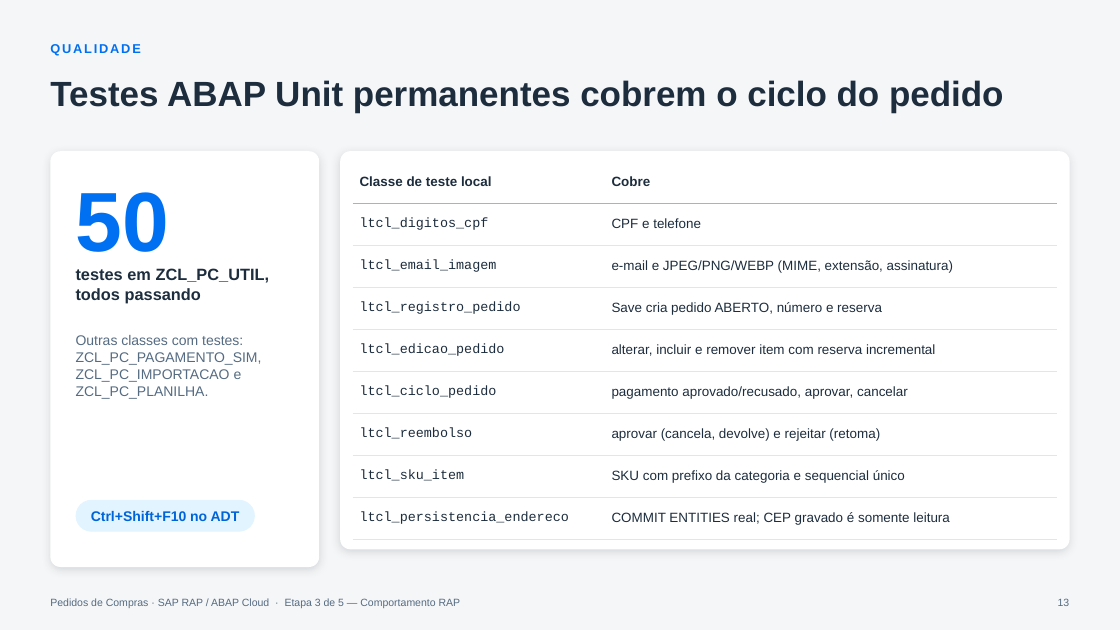
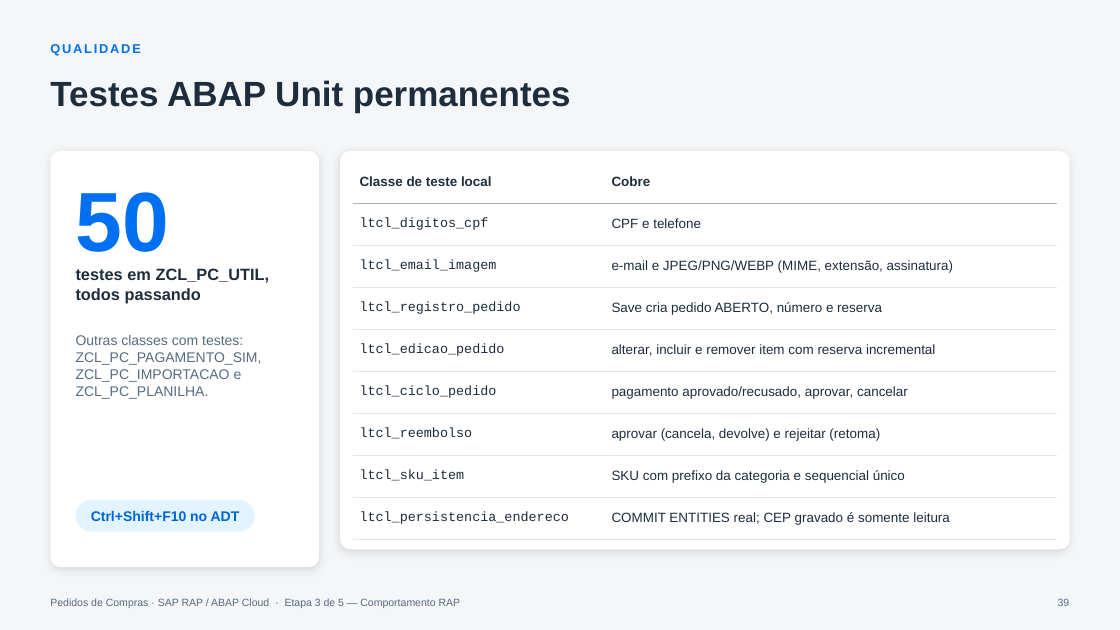
Before and after one commit to AdrianoBispo/sap-abap-rap-pedidos-de-compras-app, a slide deck: slide 39 of docs/apresentacoes/03-comportamento-rap.pptx (slide 13 before the commit). Drawn at 1120x630 pixels with LibreOffice and Linux fonts; fonts in the diff are those of the drawing. Boxes give left, top, right and bottom in pixels: in the first picture for what was removed or moved away, otherwise in the second. Text is boxed around its words. In the diff, an @@ line names an element or a change of style, - is before the commit and + after.

```diff
--- a/docs/apresentacoes/03-comportamento-rap.pptx
+++ b/docs/apresentacoes/03-comportamento-rap.pptx
@@ title at bbox=[50, 80, 571, 113]: text changed @@
-Testes ABAP Unit permanentes cobrem o ciclo do pedido
+Testes ABAP Unit permanentes
@@ page number at bbox=[1058, 598, 1070, 606]: text changed @@
-13
+39
```
Also in this commit, not shown: 10 other slides changed, 27 slides added, 1 slide removed.
